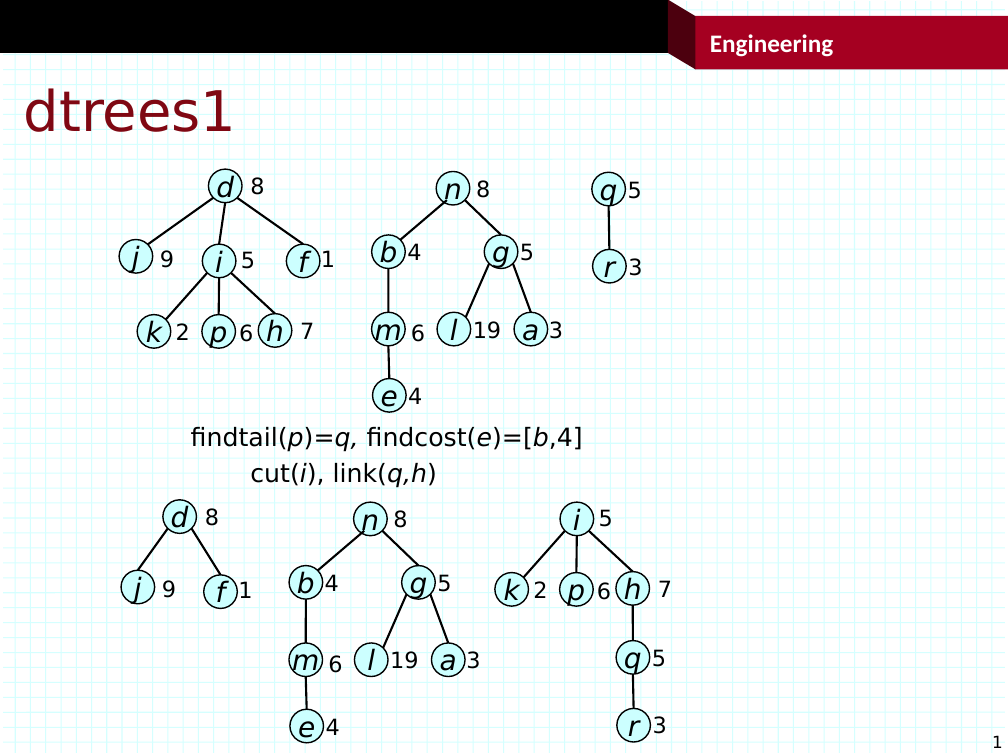
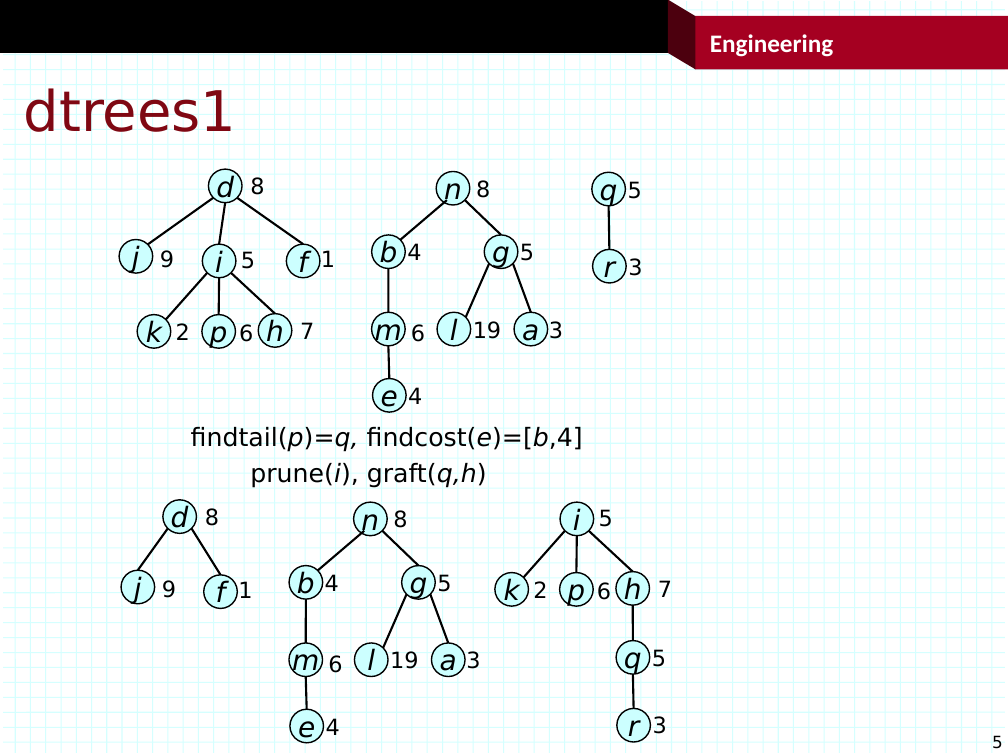
Before and after one commit to jonturner53/gads, a slide deck: slide 5 of dataStructures/specialty.pptx (slide 1 before the commit). Drawn at 1008x756 pixels with LibreOffice and Linux fonts; fonts in the diff are those of the drawing; background and template pictures are left out. Boxes give left, top, right and bottom in pixels: in the first picture for what was removed or moved away, otherwise in the second. Text is boxed around its words. In the diff, an @@ line names an element or a change of style, - is before the commit and + after.

```diff
--- a/dataStructures/specialty.pptx
+++ b/dataStructures/specialty.pptx
@@ text at box(250, 461, 487, 488): text changed @@
-cut(i), link(q,h)
+prune(i), graft(q,h)
@@ page number at box(992, 735, 1003, 749): text changed @@
-1
+5
```
Also in this commit, not shown: 4 slides added, 9 other files.
